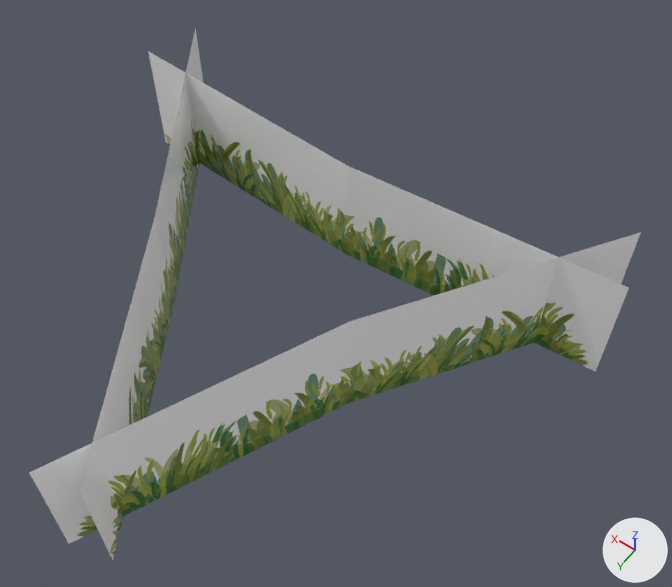
One commit to the Blender file LowPoly_Asset_Blend/Grass_green.blend: the scene before it, then after it.
The view is the same before and after, from a 50 mm lens placed at (-0.178, 0.615, 0.794), pointed at (0.167, 0.132, 0.035). Every picture has the same lights, and +X, +Y and +Z are marked at lower right. The same objects are shown in both versions, whatever each file hides.
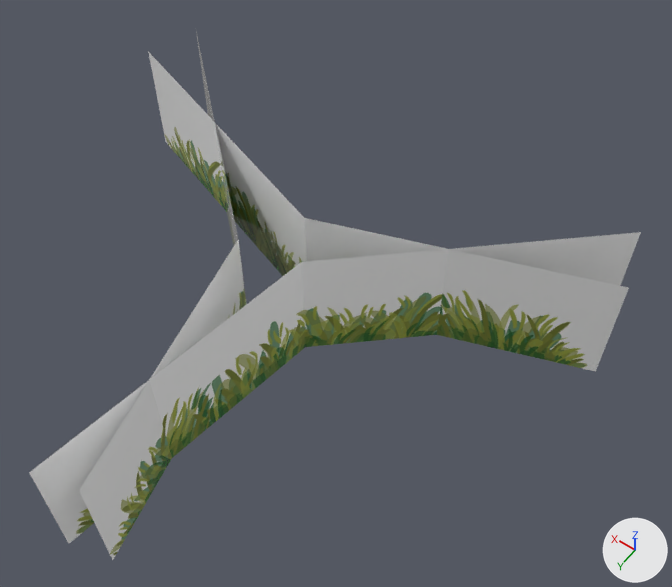
The newer file is also rescaled (x2.497), turned or shifted as a whole; pictures and numbers use the older file's frame.

Location of each change, [x1, y1, x2, y2] in pixels of the pictures (672 x 587 px; the box of a moved part takes in the faces that stretch with it):
```json
{"object": "Plane", "change": "reshaped", "before": [29, 27, 641, 560], "after": [29, 32, 641, 560]}
{"part": 1, "of": "me_plane", "change": "moved or reshaped", "before": [81, 27, 629, 560], "after": [84, 32, 629, 560]}
{"part": 2, "of": "me_plane", "change": "moved or reshaped", "before": [29, 232, 641, 544], "after": [29, 232, 641, 543]}
```

Scene script edits in JSON lines:
```json
{"block": "me_plane", "where": "me_plane.from_pydata(...)  # 18 vertices, 6 faces; spans x -1.16..7.49, y -0.74..1.3, z -6.55..1.02"}
{"block": "me_plane", "where": "# used by ob_plane; location = (0.0, 0.0, 0.0); rotation_euler = (1.571, 0.0, 0.0), in degrees (90, 0, 0); scale = (0.0718, 0.0718, 0.0718)"}
{"block": "me_plane", "change": "me_plane part 1"}
{"op": "set", "path": "me_plane.vertices[4].co", "old": "(3.23, -0.74, -0.29)", "new": "(3.12, -0.74, -1.51)", "note": "pixel (345, 254) -> not seen"}
{"op": "set", "path": "me_plane.vertices[5].co", "old": "(3.23, 1.3, -0.29)", "new": "(3.12, 1.3, -1.51)", "note": "pixel (347, 165) -> pixel (304, 217)"}
{"op": "set", "path": "me_plane.vertices[16].co", "old": "(4.85, -0.74, -2.73)", "new": "(3.62, -0.74, -2.36)", "note": "pixel (174, 304) -> not seen"}
{"op": "set", "path": "me_plane.vertices[17].co", "old": "(4.85, 1.3, -2.73)", "new": "(3.62, 1.3, -2.36)", "note": "pixel (154, 217) -> pixel (238, 239)"}
{"block": "me_plane", "change": "me_plane part 2"}
{"op": "set", "path": "me_plane.vertices[10].co", "old": "(1.55, -0.74, -2.62)", "new": "(2.66, -0.74, -2.18)", "note": "pixel (348, 403) -> pixel (305, 347)"}
{"op": "set", "path": "me_plane.vertices[11].co", "old": "(1.55, 1.3, -2.62)", "new": "(2.66, 1.3, -2.18)", "note": "pixel (349, 321) -> pixel (301, 261)"}
```
